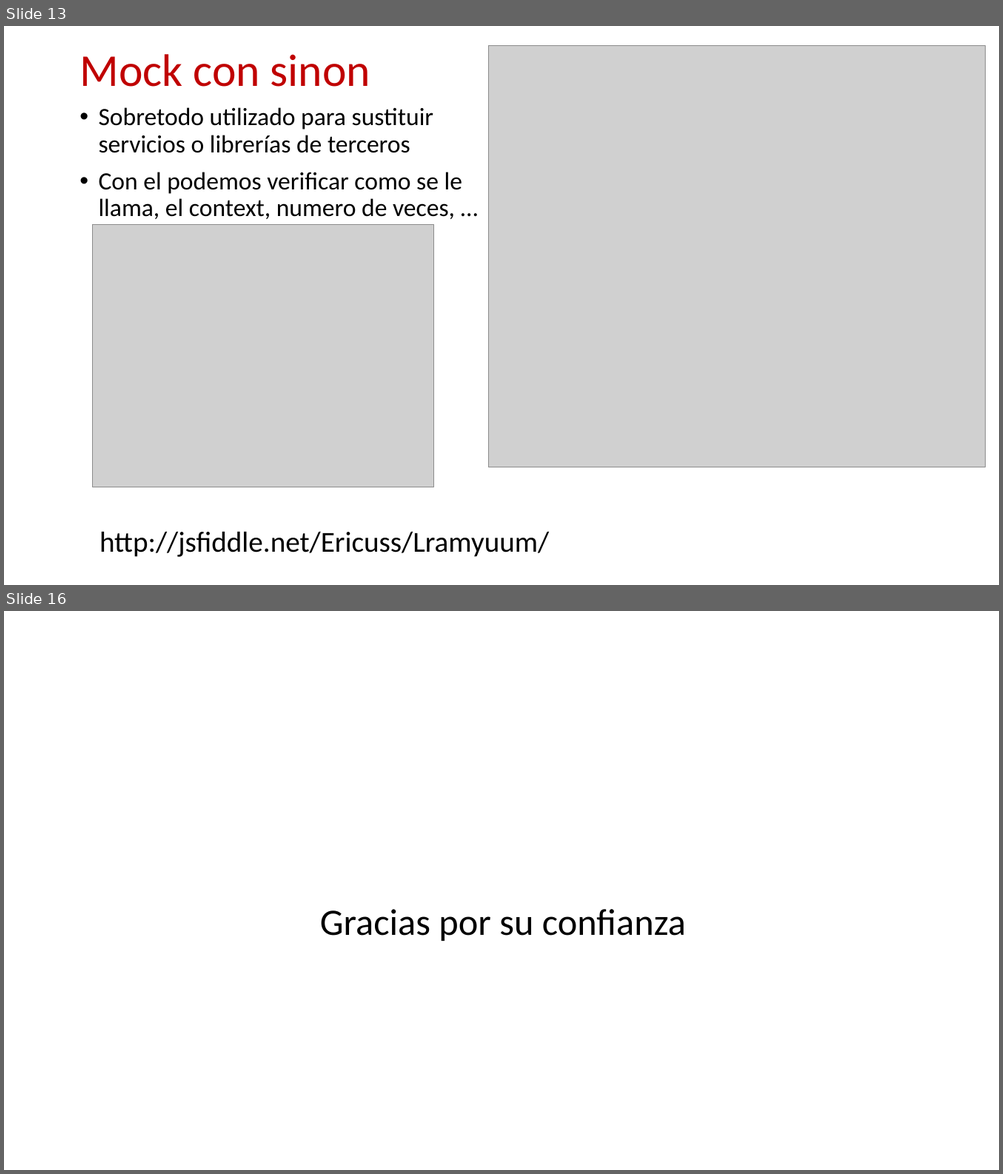
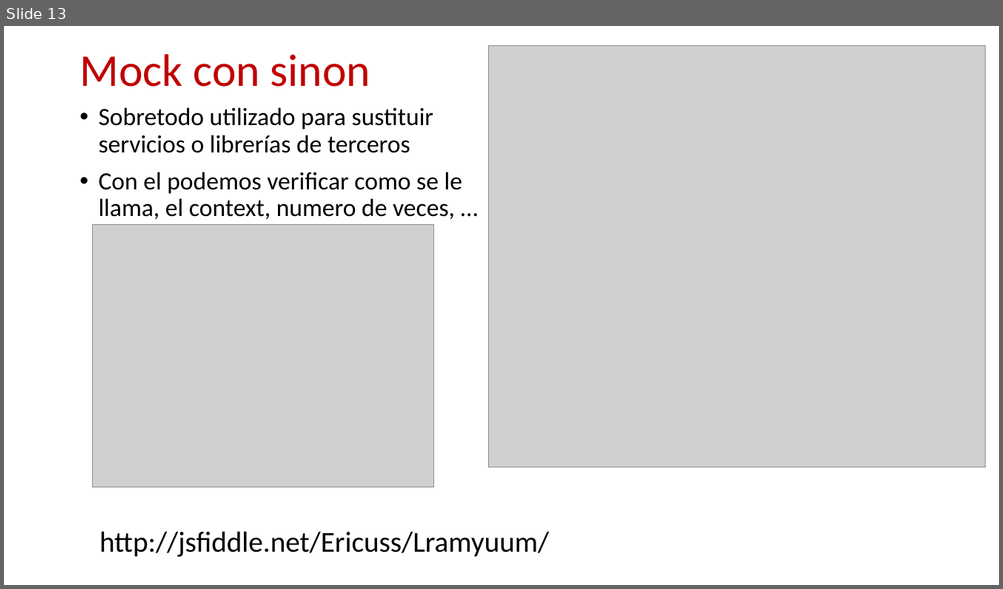
Before and after one commit to ericuss/TDD-Miercolex-Tokiota, a slide deck: Documentacion/jasmine.pptx. Shown one above the other, each under a label of ours: slides 13 and 16 before the commit, slide 13 after it; the slides between them are not shown. The pictures are 1003x1174 and 1003x589 pixels, drawn with LibreOffice and Linux fonts; fonts in the diff are those of the drawing; grey boxes stand for pictures; background and template pictures are left out. Boxes give left, top, right and bottom in pixels: in the first picture for what was removed or moved away, otherwise in the second. Text is boxed around its words. In the diff, an @@ line names an element or a change of style, - is before the commit and + after.

```diff
--- a/Documentacion/jasmine.pptx
+++ b/Documentacion/jasmine.pptx
@@ slide 16 removed at box(4, 611, 999, 1170), background #FFFFFF @@
@@ text removed at box(320, 909, 686, 941) @@
-Gracias por su confianza
```
Also in this commit, not shown: 5 slides changed, 6 slides added, 1 other slide removed, 1 other file.
